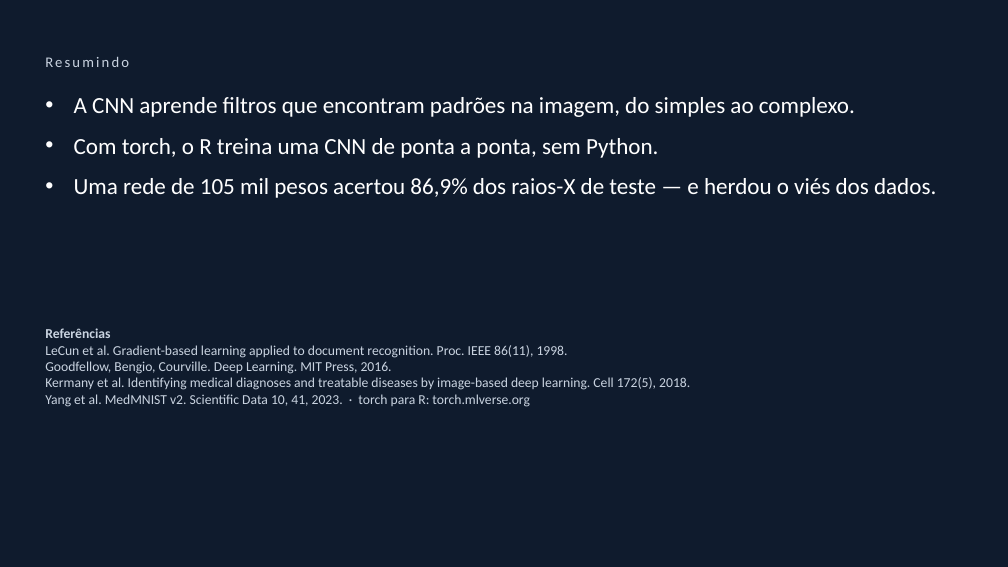
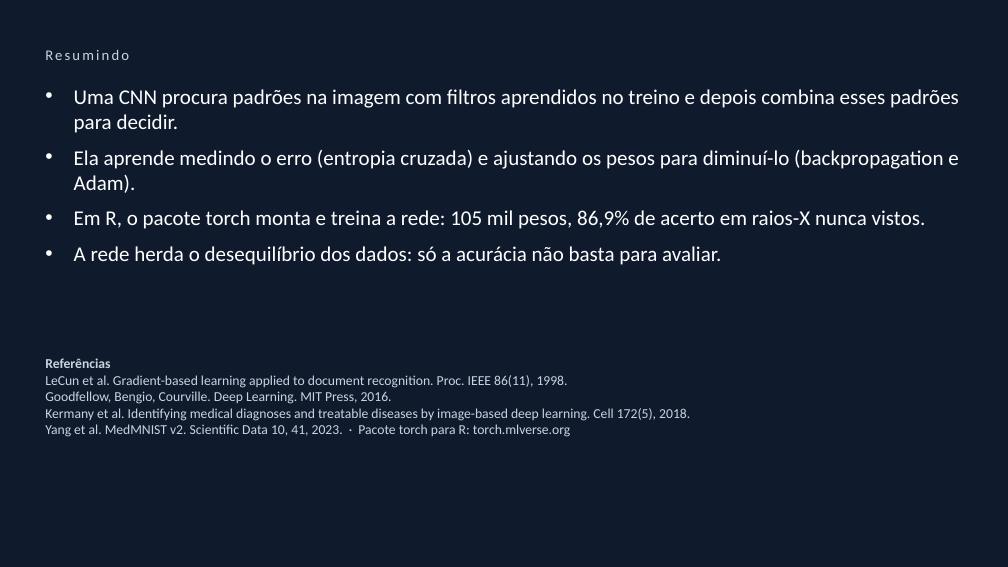
Before and after one commit to DaviPac/topicos-avancados-ia, a slide deck: slide 29 of code/cnn-pneumonia-r/slides/videoaula_cnn_r.pptx (slide 20 before the commit). Drawn at 1008x567 pixels with LibreOffice and Linux fonts; fonts in the diff are those of the drawing. Boxes give left, top, right and bottom in pixels: in the first picture for what was removed or moved away, otherwise in the second. Text is boxed around its words. In the diff, an @@ line names an element or a change of style, - is before the commit and + after.

```diff
--- a/code/cnn-pneumonia-r/slides/videoaula_cnn_r.pptx
+++ b/code/cnn-pneumonia-r/slides/videoaula_cnn_r.pptx
@@ text "Resumindo": place and size @@
-text "Resumindo" at [45, 57, 129, 67]
+text "Resumindo" at [45, 50, 129, 60]
@@ text at [74, 89, 959, 265]: text changed; size 22 to 20 pt @@
-• A CNN aprende filtros que encontram padrões na imagem, do simples ao complexo.
-• Com torch, o R treina uma CNN de ponta a ponta, sem Python.
-• Uma rede de 105 mil pesos acertou 86,9% dos raios-X de teste — e herdou o viés dos dados.
+• Uma CNN procura padrões na imagem com filtros aprendidos no treino e depois combina esses padrões para decidir.
+• Ela aprende medindo o erro (entropia cruzada) e ajustando os pesos para diminuí-lo (backpropagation e Adam).
+• Em R, o pacote torch monta e treina a rede: 105 mil pesos, 86,9% de acerto em raios-X nunca vistos.
+• A rede herda o desequilíbrio dos dados: só a acurácia não basta para avaliar.
@@ text "Referências": place and size @@
-text "Referências" at [45, 328, 690, 407]
+text "Referências" at [45, 358, 690, 437]
@@ text at [45, 424, 571, 437]: text changed @@
-Yang et al. MedMNIST v2. Scientific Data 10, 41, 2023. · torch para R: torch.mlverse.org
+Yang et al. MedMNIST v2. Scientific Data 10, 41, 2023. · Pacote torch para R: torch.mlverse.org
```
Also in this commit, not shown: 8 other slides changed, 19 slides added, 10 slides removed, 13 other files.
